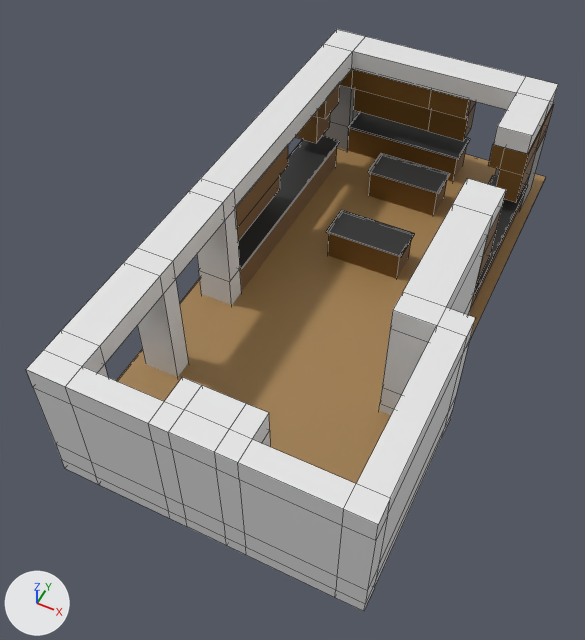
One commit to the Blender file clientside/models/kitchen.blend: the scene before it, then after it.
Camera for both pictures: a 50 mm lens placed at (4.66, -13.45, 14.14), pointed at (-1.09, -1.95, -0.23). Arrows for +X, +Y and +Z are at lower left; the lights stay in place. Mesh edges are drawn as thin lines.

Before the edit, the objects in view are built like this:
```python
ob_cube_002 = bpy.data.objects.new('Cube.002', me_cube_003)
ob_cube_002.location = (-1.46, 5.79, -0.35)
ob_cube_002.scale = (2.17, 0.455, 0.46)
ob_cube_005 = bpy.data.objects.new('Cube.005', me_cube_027)
ob_cube_005.location = (-0.38, 1.46, -0.43)
ob_cube_005.scale = (1.09, 0.548, 0.538)
ob_schrank1 = bpy.data.objects.new('schrank1', me_cube_019)
ob_schrank1.location = (2.11, 0.88, 1.73)
ob_schrank1.scale = (0.45, 0.522, 0.33)
ob_schrank1_001 = bpy.data.objects.new('schrank1.001', me_cube_020)
ob_schrank1_001.location = (2.11, 4.17, 1.73)
ob_schrank1_001.scale = (0.45, 0.522, 0.33)
ob_schrank1_002 = bpy.data.objects.new('schrank1.002', me_cube_022)
ob_schrank1_002.location = (-0.04, 5.78, 1.73)
ob_schrank1_002.rotation_euler = (0.0, 0.0, 1.571)  # degrees (0, 0, 90)
ob_schrank1_002.scale = (0.45, 0.522, 0.33)
ob_schrank1_003 = bpy.data.objects.new('schrank1.003', me_cube_023)
ob_schrank1_003.location = (-3.34, 3.98, 1.73)
ob_schrank1_003.rotation_euler = (0.0, 0.0, 3.142)  # degrees (0, 0, 180)
ob_schrank1_003.scale = (0.45, 0.522, 0.33)
ob_schrank1_005 = bpy.data.objects.new('schrank1.005', me_cube_025)
ob_schrank1_005.location = (-3.34, -0.77, 1.73)
ob_schrank1_005.rotation_euler = (0.0, 0.0, 3.142)  # degrees (0, 0, 180)
ob_schrank1_005.scale = (0.45, 0.522, 0.33)
# also in view: 'Cube' at (-0.63, -0.17, -0.76); 'Cube.017' at (-0.33, -0.64, 0.88); 'Cube.001' at (-0.5, 4.08, -0.41)
```
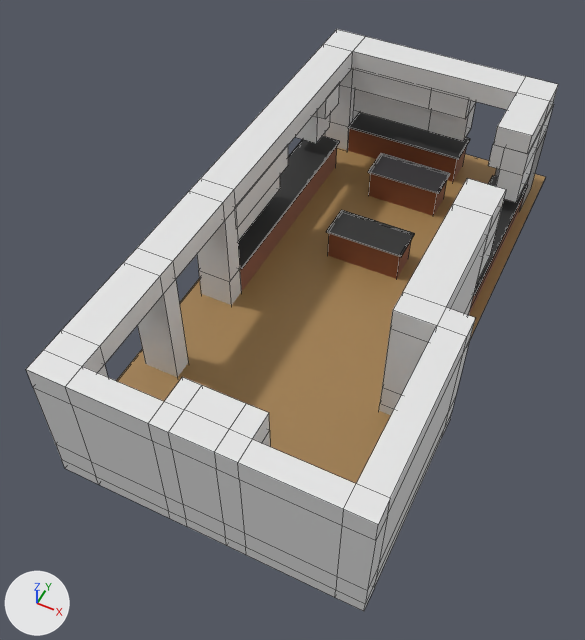
Changed parts and their boxes (x1, y1, x2, y2) in the pictures (585 x 640 px):
'schrank1.001', recoloured (brown to grey): (488, 104, 554, 203) in both
'schrank1.005', recoloured (brown to grey): (236, 146, 288, 241) in both
'schrank1.003', recoloured (brown to grey): (295, 84, 340, 143) in both
'schrank1', recoloured (brown to grey): (476, 208, 502, 282) in both
part 1 of me_cube_022, recoloured (brown to grey): (340, 69, 476, 141) in both
part 2 of me_cube_022, recoloured: (323, 86, 359, 151) in both
part 3 of me_cube_027, recoloured: (328, 233, 411, 279) in both

Patch to the scene script:
```diff
--- a/clientside/models/kitchen.blend.py
+++ b/clientside/models/kitchen.blend.py
@@ mat_simplewood_001 @@
+mat_simplewood_001 = principled_material('simplewood.001')
+mat_simplewood_001.base_color = (0.27, 0.0844, 0.0382)  # brown #8e5237
@@ me_cube_019 @@
 me_cube_019.from_pydata(...)  # 16 vertices, 14 faces; spans x -1.0..1.0, y -1.0..1.0, z -3.62..1.0
-me_cube_019.materials.append(mat_simplewood)  # brown #78531e
@@ me_cube_020 @@
 me_cube_020.from_pydata(...)  # 28 vertices, 26 faces; spans x -1.0..1.0, y -1.0..3.58, z -3.62..1.0
-me_cube_020.materials.append(mat_simplewood)  # brown #78531e
@@ me_cube_022 @@
 me_cube_022.from_pydata(...)  # 36 vertices, 34 faces; spans x -1.0..1.0, y -1.0..7.09, z -7.58..1.0
 # used by ob_schrank1_002; location = (-0.04, 5.78, 1.73); rotation_euler = (0.0, 0.0, 1.571), in degrees (0, 0, 90); scale = (0.45, 0.522, 0.33)
+# me_cube_022 part 1: all 28 faces that had it switch from mat_simplewood (brown #78531e) to no material
+# me_cube_022 part 2: all 6 faces that had it switch from mat_simplefreezer (grey #979797) to no material
@@ me_cube_023 @@
 me_cube_023.from_pydata(...)  # 16 vertices, 14 faces; spans x -1.0..1.0, y -1.0..0.66, z -3.62..1.0
-me_cube_023.materials.append(mat_simplewood)  # brown #78531e
@@ me_cube_025 @@
 me_cube_025.from_pydata(...)  # 16 vertices, 14 faces; spans x -1.0..1.0, y -4.18..1.0, z -3.62..1.0
-me_cube_025.materials.append(mat_simplewood)  # brown #78531e
@@ me_cube_027 @@
 me_cube_027.from_pydata(...)  # 16 vertices, 14 faces; spans x -1.05..0.83, y -1.1..0.63, z -1.0..1.07
 # used by ob_cube_005; location = (-0.38, 1.46, -0.43); scale = (1.09, 0.548, 0.538)
+# me_cube_027 part 3: all 4 faces centred in x -1.0..0.78, y -1.0..0.54, z 0.0 switch from mat_simplewood (brown #78531e) to mat_simplewood_001 (brown #8e5237)
 me_cube_027.materials.append(mat_simplegranit)
```
